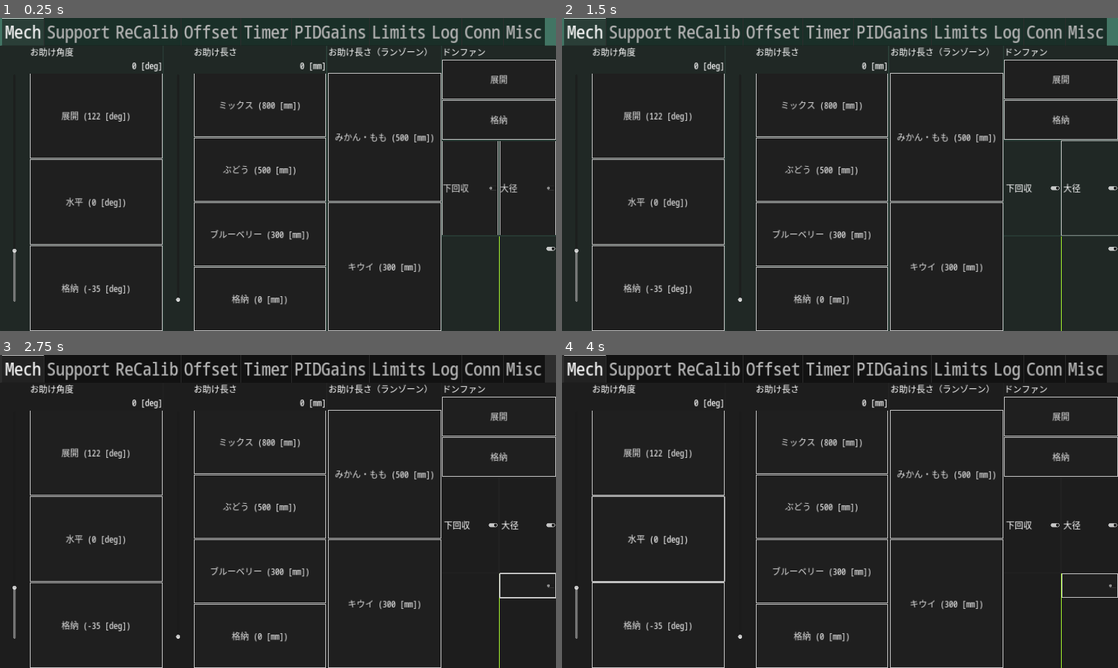
Above: before the commit, frames 1-4 (two rows, left to right).
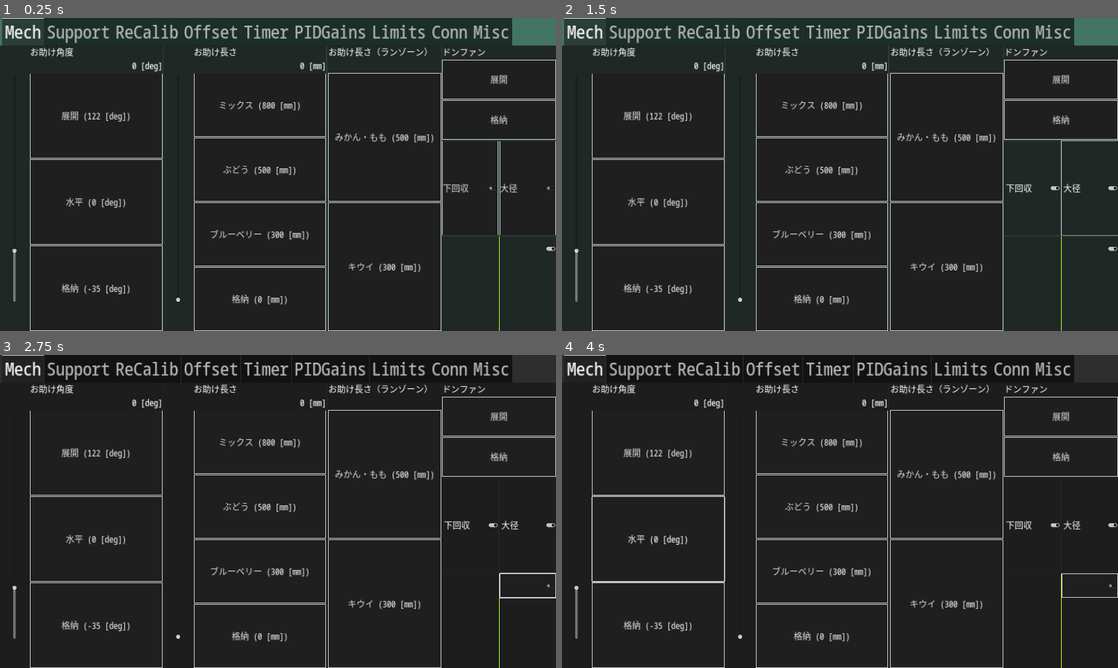
Above: after the commit, the same moments.

Repository: omuct-robotclub/nhk2023-team-a-controller
Game: Godot game, scene res://controls/controller.tscn
Same seed, same stepped clock (60 frames per second), same inputs: the game is played once before the commit and once after it.
Inputs (mouse positions are in pixels of both pictures, inside the frame that each line leads up to):
- Up to frame 1 (0.25 s): no input
- Up to frame 2 (1.5 s): click "下回収" at 0.5 s; click "大径" at 1.25 s
- Up to frame 3 (2.75 s): click (528, 586) at 2.02 s
- Up to frame 4 (4 s): click "展開 (122 [deg])" at 2.75 s; click "水平 (0 [deg])" at 3.5 s

The runs differ from the first frame. In frame 1, 0.8% of the frame differs, in the area x 77-98%, y 0-9%; in frame 2, 0.8%; in frame 3, 0.8%; in frame 4, 0.8%.

Commit message:
remove rosout viewer

Diff:
--- a/controls/controller.tscn
+++ b/controls/controller.tscn
@@ -7,7 +7,6 @@
 [ext_resource type="Script" path="res://scripts/recalibration.gd" id="4_3eh2p"]
 [ext_resource type="Script" path="res://scripts/acc_limit_controller.gd" id="4_lqmxo"]
 [ext_resource type="Script" path="res://scripts/time_signal.gd" id="4_taf0e"]
-[ext_resource type="PackedScene" uid="uid://muuiqpin0e6h" path="res://controls/rosout_viewer.tscn" id="4_vqv0p"]
 [ext_resource type="Script" path="res://scripts/support_controller.gd" id="4_yedj2"]
 [ext_resource type="PackedScene" uid="uid://d3u0tvvu78rlr" path="res://controls/connection_indicator.tscn" id="5_2ccwf"]
 [ext_resource type="PackedScene" uid="uid://d0ej8q12otx8p" path="res://controls/parameter_button.tscn" id="5_os7o2"]
@@ -528,13 +527,6 @@
 preset_names = Array[String](["普通", "低速"])
 preset_values = Array[float]([50.0, 25.0])
 
-[node name="Log" type="Panel" parent="MarginContainer/MainController/TabContainer"]
-visible = false
-layout_mode = 2
-
-[node name="RosOutViewer" parent="MarginContainer/MainController/TabContainer/Log" instance=ExtResource("4_vqv0p")]
-layout_mode = 1
-
 [node name="Conn" type="Panel" parent="MarginContainer/MainController/TabContainer"]
 visible = false
 layout_mode = 2
--- a/controls/rosout_viewer.tscn
+++ /dev/null
@@ -1,23 +0,0 @@
-[gd_scene load_steps=2 format=3 uid="uid://muuiqpin0e6h"]
-
-[ext_resource type="Script" path="res://scripts/rosout_viewer.gd" id="1_1nga6"]
-
-[node name="RosOutViewer" type="VBoxContainer"]
-anchors_preset = 15
-anchor_right = 1.0
-anchor_bottom = 1.0
-grow_horizontal = 2
-grow_vertical = 2
-script = ExtResource("1_1nga6")
-
-[node name="AutoscrollButton" type="CheckButton" parent="."]
-unique_name_in_owner = true
-layout_mode = 2
-button_pressed = true
-text = "Autoscroll "
-
-[node name="Tree" type="Tree" parent="."]
-unique_name_in_owner = true
-layout_mode = 2
-size_flags_horizontal = 3
-size_flags_vertical = 3
--- a/scripts/rosout_viewer.gd
+++ /dev/null
@@ -1,63 +0,0 @@
-extends VBoxContainer
-
-@export var history_length = 100
-
-@onready var autoscroll_button: CheckButton = %AutoscrollButton
-@onready var tree: Tree = %Tree
-@onready var root := tree.create_item()
-@warning_ignore("unused_private_class_variable")
-@onready var _rosout_sub := rosbridge.create_subscription("rcl_interfaces/Log", "/rosout", _rosout_callback)
-
-var _msg_count := 0
-
-func _ready() -> void:
-    tree.hide_root = true
-    tree.columns = 4
-    tree.set_column_expand(0, false)
-    tree.set_column_expand(2, false)
-    tree.set_column_expand(3, false)
-
-    tree.set_column_custom_minimum_width(0, 100)
-    tree.set_column_custom_minimum_width(2, 100)
-
-    tree.column_titles_visible = true
-    tree.set_column_title(0, "#")
-    tree.set_column_title(1, "Message")
-    tree.set_column_title(2, "Node")
-    tree.set_column_title(3, "Severity")
-
-
-func _level_to_text(level: int) -> String:
-    if level <= 10: return "DEBUG"
-    elif level <= 20: return "INFO"
-    elif level <= 30: return "WARN"
-    elif level <= 40: return "ERROR"
-    elif level <= 50: return "FATAL"
-    else: return "FATAL"
-
-func _level_to_color(level: int) -> Color:
-    if level <= 10: return Color.DIM_GRAY
-    elif level <= 20: return Color.WHITE
-    elif level <= 30: return Color.ORANGE
-    elif level <= 40: return Color.RED
-    elif level <= 50: return Color.DARK_RED
-    else: return Color.DARK_RED
-
-func _rosout_callback(msg: Dictionary) -> void:
-    var level_text := _level_to_text(msg["level"])
-    var level_color := _level_to_color(msg["level"])
-    var item := tree.create_item(root)
-    item.set_text(0, "%4d  " % _msg_count)
-    item.set_text(1, msg["msg"])
-    item.set_text(2, msg["name"] + "  ")
-    item.set_text(3, level_text.rpad(6))
-    item.set_custom_color(3, level_color)
-
-    if autoscroll_button.button_pressed:
-        tree.scroll_to_item(item)
-
-    while history_length < root.get_child_count():
-        var child := root.get_child(0)
-        root.remove_child(child)
-        child.free()
-    _msg_count += 1
Not shown: 1 places in controls/controller.tscn that only renumber resources
